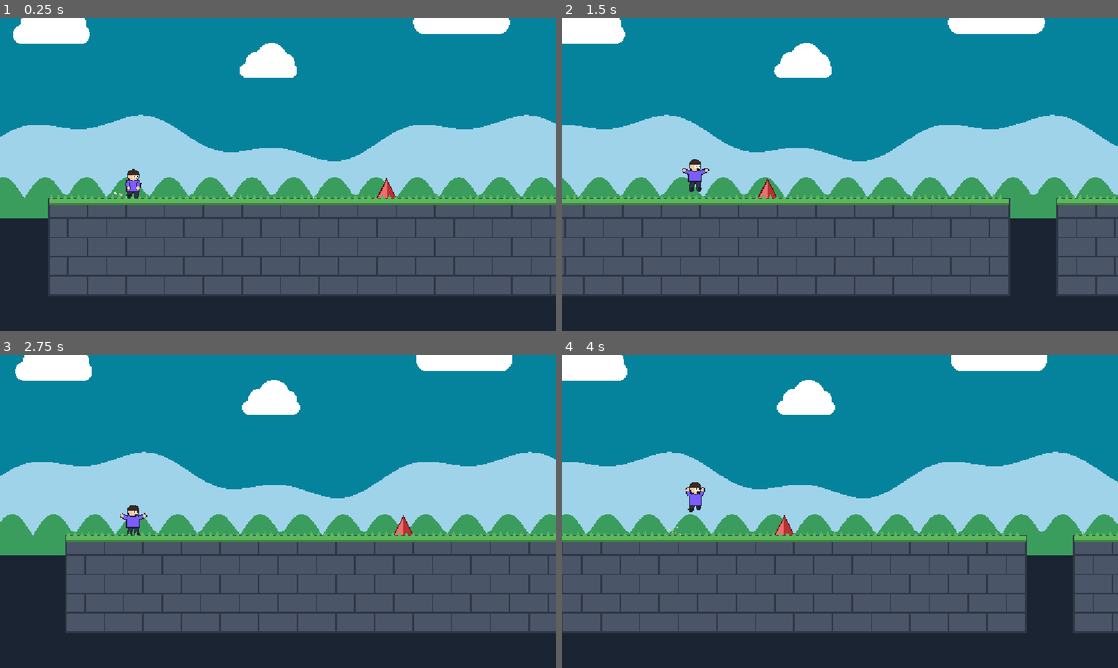
Above: before the commit, frames 1-4 (two rows, left to right).
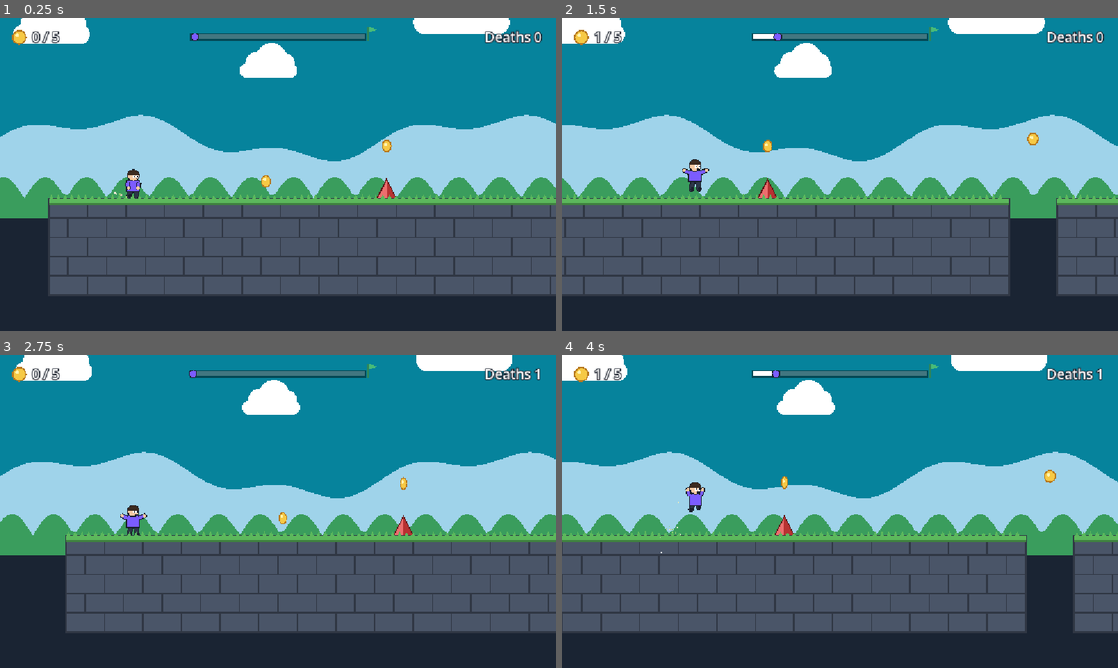
Above: after the commit, the same moments.

Repository: 05abdullah05/OneButtonHell
Game: Godot game, scene res://scenes/levels/level_01.tscn
The game is run twice, just before and just after one commit, with the same random seed, the same clock (stepped at 60 frames per second) and the same inputs. Sound files missing from this copy of the repository are replaced by a short silence.
Inputs:
- Up to frame 1 (0.25 s): no input
- Up to frame 2 (1.5 s): tap Space (jump) at 0.6, 0.77, 1.07, 1.35 s
- Up to frame 3 (2.75 s): tap Space (jump) at 1.52, 1.82, 2.1 s
- Up to frame 4 (4 s): tap Space (jump) at 2.85, 3.02, 3.32, 3.6, 3.77 s

The runs differ from the first frame. In frame 1, 1.4% of the frame differs, in the area x 2-98%, y 2-55%; in frame 2, 1.4%; in frame 3, 1.4%; in frame 4, 1.4%.

Commit message:
Coins, HUD, GameManager; fix HUD size

Diff:
--- a/project.godot
+++ b/project.godot
@@ -18,6 +18,7 @@
 [autoload]
 
 Audio="*uid://bnoqlsw1s8p7r"
+GameManager="*uid://cxmeb8jkmpl05"
 
 [display]
 
--- /dev/null
+++ b/scenes/coin.tscn
@@ -0,0 +1,12 @@
+[gd_scene format=3 uid="uid://c7un5gsbshi07"]
+
+[ext_resource type="Script" uid="uid://cymw2kt4jgk2w" path="res://scripts/coin.gd" id="1_rwqht"]
+
+[sub_resource type="CircleShape2D" id="CircleShape2D_5fi23"]
+radius = 18.0
+
+[node name="Coin" type="Area2D" unique_id=649914032]
+script = ExtResource("1_rwqht")
+
+[node name="CollisionShape2D" type="CollisionShape2D" parent="." unique_id=991522762]
+shape = SubResource("CircleShape2D_5fi23")
--- /dev/null
+++ b/scenes/hud.tscn
@@ -0,0 +1,12 @@
+[gd_scene format=3 uid="uid://dg8enhln6lkgo"]
+
+[ext_resource type="Script" uid="uid://chdq42wxmko7i" path="res://scripts/hud.gd" id="1_ahhtf"]
+
+[node name="HUD" type="CanvasLayer" unique_id=1609329980]
+
+[node name="Display" type="Control" parent="." unique_id=843866078]
+layout_mode = 3
+anchors_preset = 0
+offset_right = 40.0
+offset_bottom = 40.0
+script = ExtResource("1_ahhtf")
--- a/scenes/levels/level_01.tscn
+++ b/scenes/levels/level_01.tscn
@@ -1,12 +1,16 @@
 [gd_scene format=3 uid="uid://cc7ioc2lmanhd"]
 
 [ext_resource type="PackedScene" uid="uid://dmglinqbr8cfg" path="res://scenes/background.tscn" id="1_qdh5e"]
+[ext_resource type="Script" uid="uid://bxaqqokfc67mf" path="res://scripts/level.gd" id="1_t0hvh"]
 [ext_resource type="PackedScene" uid="uid://bw0v5fwcd0d63" path="res://scenes/player.tscn" id="1_uvc87"]
 [ext_resource type="PackedScene" uid="uid://cd0vpgx0b4eea" path="res://scenes/spike.tscn" id="2_qdh5e"]
 [ext_resource type="PackedScene" uid="uid://c0cbeknq3bj3o" path="res://scenes/goal.tscn" id="3_50wog"]
 [ext_resource type="PackedScene" uid="uid://d1fpxw8ea38t5" path="res://scenes/platform.tscn" id="4_1ey3t"]
+[ext_resource type="PackedScene" uid="uid://c7un5gsbshi07" path="res://scenes/coin.tscn" id="6_50wog"]
+[ext_resource type="PackedScene" uid="uid://dg8enhln6lkgo" path="res://scenes/hud.tscn" id="7_1ey3t"]
 
 [node name="Level01" type="Node2D" unique_id=170237254]
+script = ExtResource("1_t0hvh")
 
 [node name="Background" parent="." unique_id=1290361194 instance=ExtResource("1_qdh5e")]
 
@@ -46,3 +50,20 @@
 theme_override_constants/outline_size = 10
 theme_override_font_sizes/font_size = 31
 text = "ONE BUTTON HELL"
+
+[node name="Coin" parent="." unique_id=649914032 instance=ExtResource("6_50wog")]
+position = Vector2(450, 360)
+
+[node name="HUD" parent="." unique_id=1609329980 instance=ExtResource("7_1ey3t")]
+
+[node name="Coin2" parent="." unique_id=2100809956 instance=ExtResource("6_50wog")]
+position = Vector2(700, 290)
+
+[node name="Coin3" parent="." unique_id=1252211774 instance=ExtResource("6_50wog")]
+position = Vector2(1250, 280)
+
+[node name="Coin4" parent="." unique_id=1584585797 instance=ExtResource("6_50wog")]
+position = Vector2(1720, 255)
+
+[node name="Coin5" parent="." unique_id=1120685435 instance=ExtResource("6_50wog")]
+position = Vector2(2375, 280)
--- /dev/null
+++ b/scripts/coin.gd
@@ -0,0 +1,49 @@
+@tool
+extends Area2D
+# A spinning, bobbing coin drawn in code.
+# Its hitbox (radius 18) is BIGGER than the drawing (radius 13):
+# good things are easy to grab, while spikes have smaller hitboxes.
+
+const GOLD := Color("f6c945")
+const GOLD_DARK := Color("b7791f")
+const SHINE := Color("fff3b0")
+const SPARKLES := [Color("f6c945"), Color("fff3b0"), Color("ffffff")]
+
+var time: float = 0.0
+var collected: bool = false
+
+
+func _ready() -> void:
+	add_to_group("coins")
+	# Coins spin out of sync, based on where they are placed.
+	time = position.x * 0.01
+	if Engine.is_editor_hint():
+		return
+	body_entered.connect(_on_body_entered)
+
+
+func _process(delta: float) -> void:
+	time += delta
+	queue_redraw()
+
+
+func _draw() -> void:
+	var bob := sin(time * 3.0) * 4.0
+	# Spin: squeeze the width with cos() so it looks like a 3D coin turning.
+	var spin := absf(cos(time * 2.5)) * 0.85 + 0.15
+	draw_set_transform(Vector2(0, bob), 0.0, Vector2(spin, 1.0))
+	draw_circle(Vector2.ZERO, 13.0, GOLD_DARK)
+	draw_circle(Vector2.ZERO, 10.5, GOLD)
+	draw_circle(Vector2(-3, -3), 3.5, SHINE)
+	draw_set_transform(Vector2.ZERO, 0.0, Vector2.ONE)
+
+
+func _on_body_entered(body: Node2D) -> void:
+	if collected or not body is Player:
+		return
+	collected = true
+	GameManager.collect_coin()
+	Audio.play("coin", -4.0, 0.05)
+	FX.burst(get_tree().current_scene, global_position, PackedColorArray(SPARKLES),
+			14, 200.0, Vector2.UP, 180.0, 5.0, 0.4, 400.0)
+	queue_free()
--- /dev/null
+++ b/scripts/game_manager.gd
@@ -0,0 +1,31 @@
+extends Node
+# Game manager, registered as the autoload "GameManager".
+# Like the Audio autoload it survives scene reloads, so it can remember
+# things across attempts, such as the number of deaths in a level.
+
+signal coins_changed(collected: int, total: int)
+
+var current_level: String = ""   # file path of the level being played
+var coins_collected: int = 0     # coins picked up in THIS attempt
+var coins_total: int = 0         # coins that exist in the level
+var deaths: int = 0              # deaths in the current level
+
+
+# Called by every level when it starts (also after each restart).
+func start_level(level_path: String, total_coins: int) -> void:
+	if level_path != current_level:
+		# A different level than before: start counting deaths from zero.
+		current_level = level_path
+		deaths = 0
+	coins_collected = 0
+	coins_total = total_coins
+	coins_changed.emit(coins_collected, coins_total)
+
+
+func collect_coin() -> void:
+	coins_collected += 1
+	coins_changed.emit(coins_collected, coins_total)
+
+
+func add_death() -> void:
+	deaths += 1
--- a/scripts/goal.gd
+++ b/scripts/goal.gd
@@ -11,6 +11,7 @@
 
 
 func _ready() -> void:
+	add_to_group("goal")     # so the HUD can find the goal for the progress bar
 	body_entered.connect(_on_body_entered)
 
 
--- /dev/null
+++ b/scripts/hud.gd
@@ -0,0 +1,77 @@
+extends Control
+# Heads-up display, drawn in code. It sits inside a CanvasLayer, so it
+# stays fixed on the screen instead of moving with the camera.
+
+const FONT_SIZE := 28
+const OUTLINE := Color("1a202c")
+const BAR_WIDTH := 360.0
+
+var player: Node2D
+var goal: Node2D
+var start_x: float = 0.0
+var progress: float = 0.0
+var coin_punch: float = 1.0
+
+
+func _ready() -> void:
+	mouse_filter = Control.MOUSE_FILTER_IGNORE   # never block clicks (click = jump)
+	set_anchors_and_offsets_preset(Control.PRESET_FULL_RECT)
+	GameManager.coins_changed.connect(_on_coins_changed)
+	# Wait one frame so the whole level exists before looking for nodes.
+	await get_tree().process_frame
+	player = get_tree().get_first_node_in_group("player")
+	goal = get_tree().get_first_node_in_group("goal")
+	if player:
+		start_x = player.global_position.x
+
+
+func _on_coins_changed(collected: int, _total: int) -> void:
+	if collected > 0:
+		coin_punch = 1.6     # the icon "pops", then shrinks back
+
+
+func _process(delta: float) -> void:
+	coin_punch = lerpf(coin_punch, 1.0, 1.0 - exp(-10.0 * delta))
+	if is_instance_valid(player) and is_instance_valid(goal):
+		var p := inverse_lerp(start_x, goal.global_position.x, player.global_position.x)
+		progress = clampf(p, 0.0, 1.0)
+	queue_redraw()
+
+
+func _draw() -> void:
+	var font := ThemeDB.fallback_font
+
+	# --- Coin counter (top left) ---
+	draw_set_transform(Vector2(40, 40), 0.0, Vector2.ONE * coin_punch)
+	draw_circle(Vector2.ZERO, 15.0, Color("b7791f"))
+	draw_circle(Vector2.ZERO, 12.0, Color("f6c945"))
+	draw_circle(Vector2(-4, -4), 4.0, Color("fff3b0"))
+	draw_set_transform(Vector2.ZERO, 0.0, Vector2.ONE)
+	_text(font, Vector2(66, 50), "%d / %d" % [GameManager.coins_collected, GameManager.coins_total])
+
+	# --- Death counter (top right) ---
+	_text(font, Vector2(size.x - 230, 50), "Deaths %d" % GameManager.deaths,
+			HORIZONTAL_ALIGNMENT_RIGHT, 200.0)
+
+	# --- Progress bar (top center) ---
+	var x0 := (size.x - BAR_WIDTH) / 2.0
+	var y := 34.0
+	draw_rect(Rect2(x0 - 3, y - 3, BAR_WIDTH + 6, 16), Color(0, 0, 0, 0.45))
+	draw_rect(Rect2(x0, y, BAR_WIDTH, 10), Color(1, 1, 1, 0.25))
+	draw_rect(Rect2(x0, y, BAR_WIDTH * progress, 10), Color.WHITE)
+	# Flag at the end = the goal
+	var fx := x0 + BAR_WIDTH + 6
+	draw_rect(Rect2(fx - 2, y - 16, 4, 30), Color("2f855a"))
+	draw_colored_polygon(PackedVector2Array([
+		Vector2(fx + 2, y - 16), Vector2(fx + 20, y - 10), Vector2(fx + 2, y - 4)
+	]), Color("48bb78"))
+	# Player marker (purple, like the shirt)
+	var marker := Vector2(x0 + BAR_WIDTH * progress, y + 5)
+	draw_circle(marker, 9.0, OUTLINE)
+	draw_circle(marker, 7.0, Color("7b5cff"))
+
+
+func _text(font: Font, pos: Vector2, text: String,
+		align: HorizontalAlignment = HORIZONTAL_ALIGNMENT_LEFT, width: float = -1.0) -> void:
+	draw_string_outline(font, pos, text, align, width, FONT_SIZE, 8, OUTLINE)
+	draw_string(font, pos, text, align, width, FONT_SIZE, Color.WHITE)
--- /dev/null
+++ b/scripts/level.gd
@@ -0,0 +1,10 @@
+class_name Level
+extends Node2D
+# Attach to the ROOT node of every level.
+# The root's _ready runs after all its children are ready, so by now
+# every coin has joined the "coins" group and can be counted.
+
+
+func _ready() -> void:
+	var total := get_tree().get_nodes_in_group("coins").size()
+	GameManager.start_level(scene_file_path, total)
--- a/scripts/player.gd
+++ b/scripts/player.gd
@@ -26,6 +26,7 @@
 
 
 func _ready() -> void:
+	add_to_group("player")   # so the HUD can find the player
 	# A new attempt: bring the music back if it was faded out by a pit fall.
 	Audio.set_music_ducked(false, 0.5)
 
@@ -100,6 +101,7 @@
 		return
 	is_dead = true
 	velocity = Vector2.ZERO
+	GameManager.add_death()
 
 	# Burst into pieces in the character's own colors.
 	visual.visible = false
Not shown, added: scripts/coin.gd.uid
Not shown, added: scripts/game_manager.gd.uid
Not shown, added: scripts/hud.gd.uid
Not shown, added: scripts/level.gd.uid
